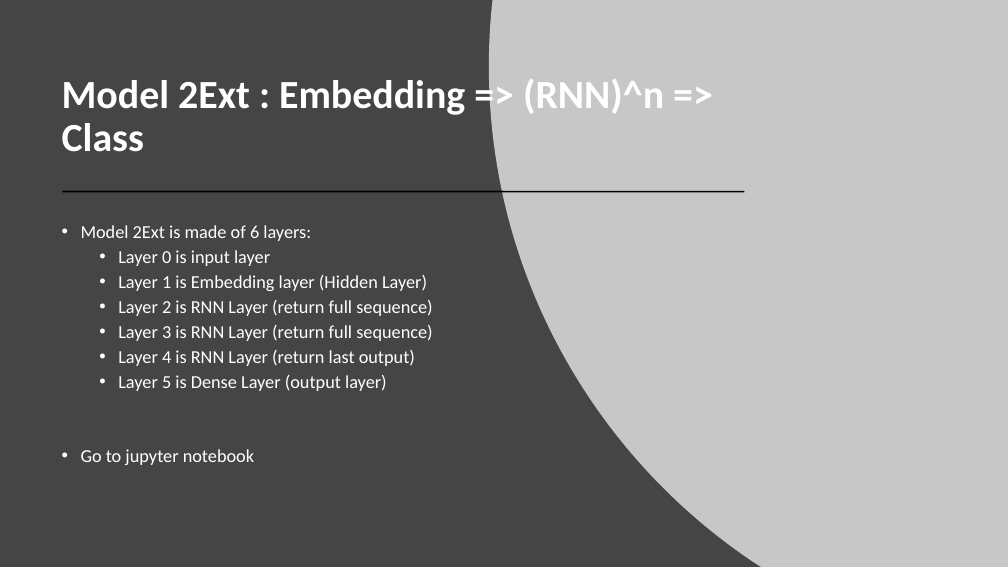
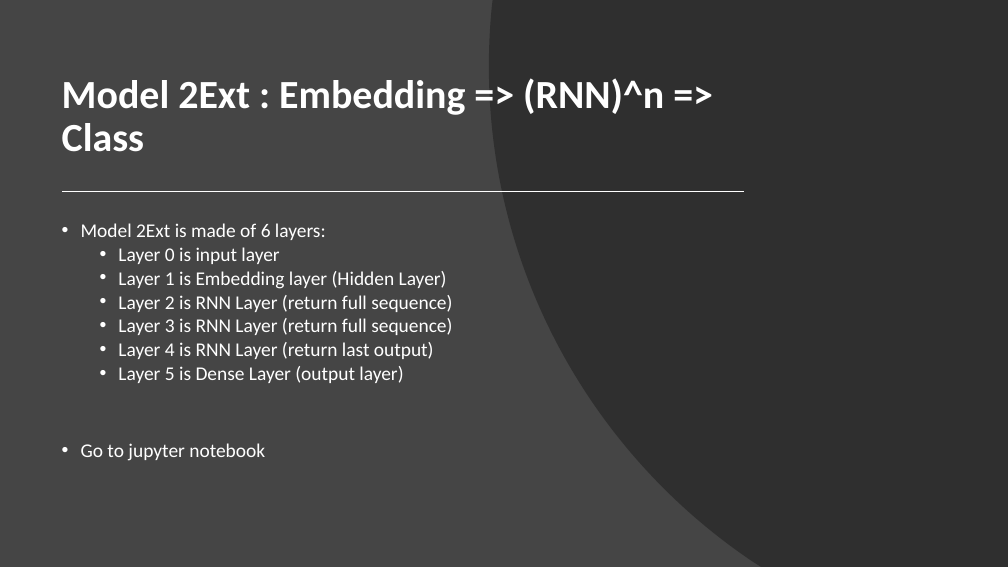
Before and after one commit to ravikg/deep-learning-nlp-kaggle-toxic-comment, a slide deck: slide 49 of ppt/workshop.pptx. Drawn at 1008x567 pixels with LibreOffice and Linux fonts; fonts in the diff are those of the drawing. Boxes give left, top, right and bottom in pixels: in the first picture for what was removed or moved away, otherwise in the second. Text is boxed around its words. In the diff, an @@ line names an element or a change of style, - is before the commit and + after.

Commit message:
fixing the ppt format and adding pdf version also

```diff
--- a/ppt/workshop.pptx
+++ b/ppt/workshop.pptx
@@ freeform shape at (489, 0, 1008, 567): fill #FFFFFF at 70% opacity to #262626 at 70% opacity @@
@@ freeform shape removed at (64, 191, 744, 191) @@
@@ line added from (64, 191) to (744, 191), #FFFFFF 1.5 pt @@
@@ text "Model 2Ext is made of ..." at (81, 223, 452, 461): size 17.4 to 18.5 pt; line spacing 0.9 to 0.8 @@
```
Also in this commit, not shown: 53 other slides changed, 2 other files.
